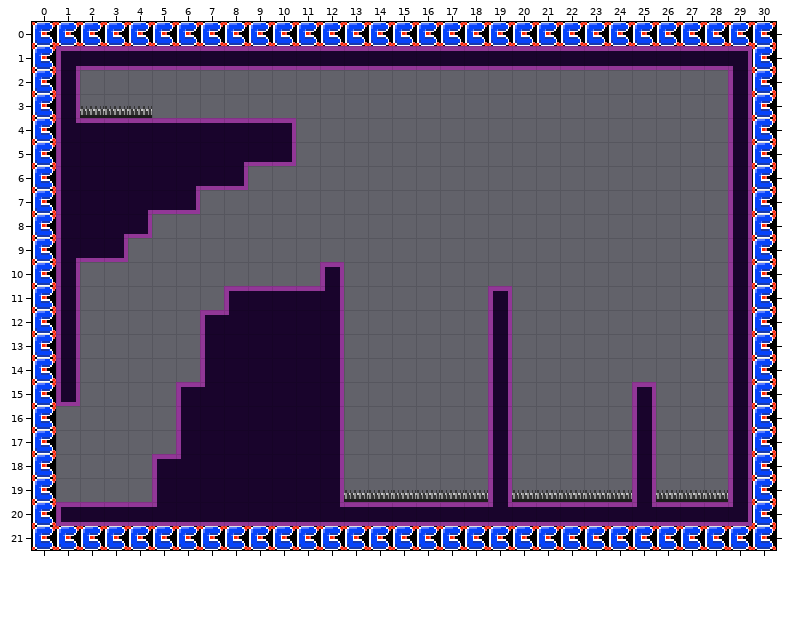
Two versions of a level (Tiled map, rooms/room_1.tmx). The first picture shows the starting point.
Cells are 16x16 px. Shown: x 0..30, y 0..21.
And afterwards:
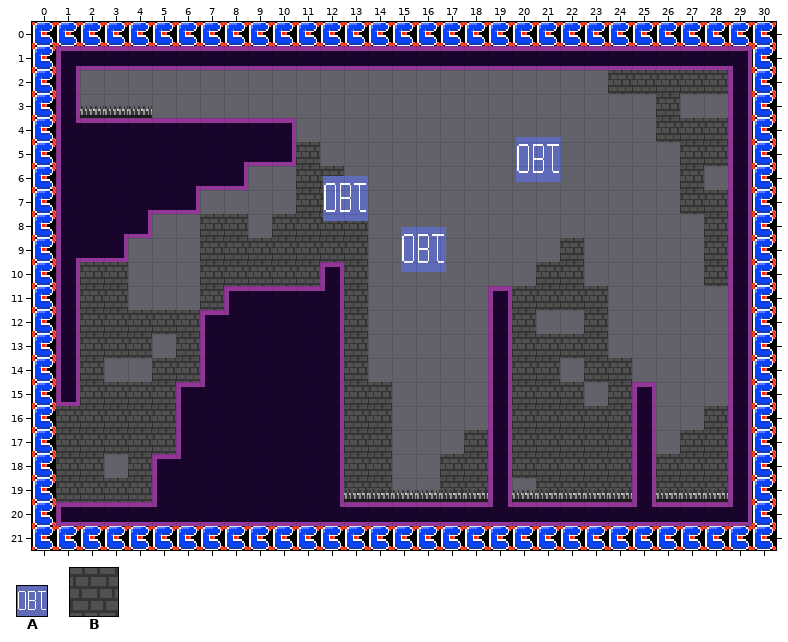
Key: from "object_set_template": A 0 "test_obj"; from "tile_set_template": B 60.
_ is an empty cell, . an unchanged one.
Objects are placed by their top-left corner, in cells (3,4 is the top-left corner of cell 3,4); size is 1x1 cell unless given.
Tiles of an added or newly shown layer are drawn over the layers below it.
What changed:
--- layer "visuals/bg decoration/background tile 1" (added)
@@ x 1..28 @@
- 2 ......................._____
- 3 ........................._..
- 4 .........................___
- 5 .........._...............__
- 6 ..........__.............._.
- 7 ..........__..............__
- 8 ......__.____.............._
- 9 ......_______........_....._
-10 .__..._____._.......__....._
-11 .__..._....._......____.....
-12 ._____......_......_.._.....
-13 .___._......_......____.....
-14 ._..__......_......__.__....
-15 .____.......__.....___._....
-16 _____.......__....._____..._
-17 _____.......__..._._____..__
-18 __._........__..__._____.___
-19 ____........__..__..____.___
+ 2 .......................BBBBB
+ 3 .........................B..
+ 4 .........................BBB
+ 5 ..........B...............BB
+ 6 ..........BB..............B.
+ 7 ..........BB..............BB
+ 8 ......BB.BBBB..............B
+ 9 ......BBBBBBB........B.....B
+10 .BB...BBBBB.B.......BB.....B
+11 .BB...B.....B......BBBB.....
+12 .BBBBB......B......B..B.....
+13 .BBB.B......B......BBBB.....
+14 .B..BB......B......BB.BB....
+15 .BBBB.......BB.....BBB.B....
+16 BBBBB.......BB.....BBBBB...B
+17 BBBBB.......BB...B.BBBBB..BB
+18 BB.B........BB..BB.BBBBB.BBB
+19 BBBB........BB..BB..BBBB.BBB
--- layer "visuals/bg decoration/background object " (added)
+A "test_obj" at 20.2,4.8 size 1.9x1.9
+A "test_obj" at 12.1,6.4 size 1.9x1.9
+A "test_obj" at 15.4,8.6 size 1.9x1.9
Changed places in both pictures, as pixel boxes (x1, y1, x2, y2):
added: (512, 70, 728, 493)
added: (56, 142, 392, 502)
added: (401, 228, 446, 272)
added: (440, 430, 488, 493)
